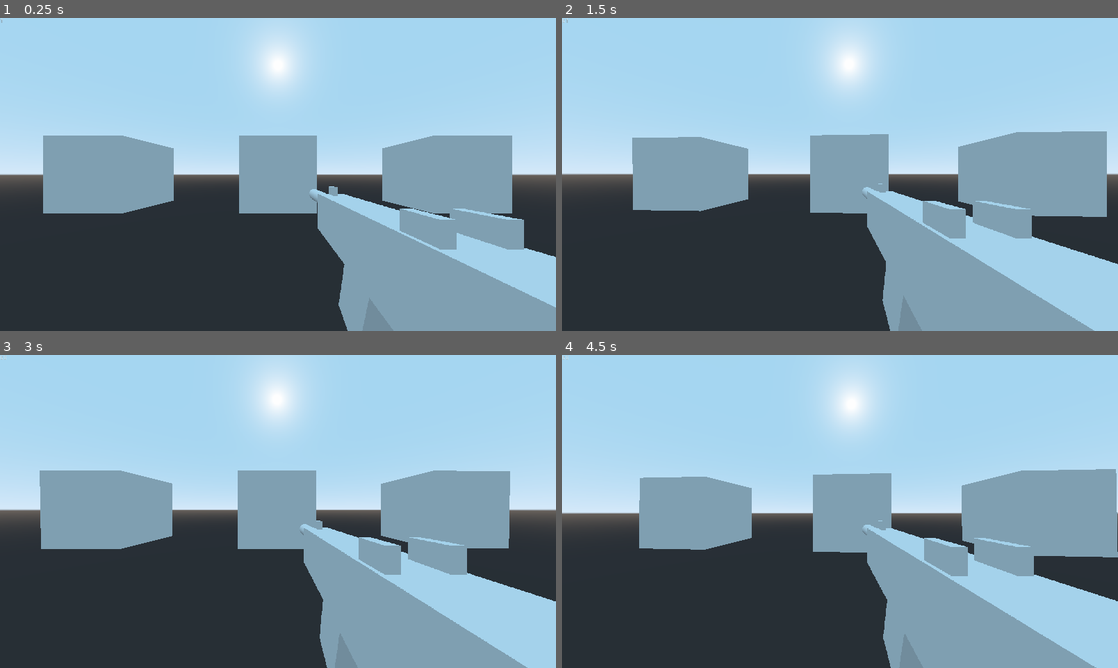
Above: before the commit, frames 1-4 (two rows, left to right).
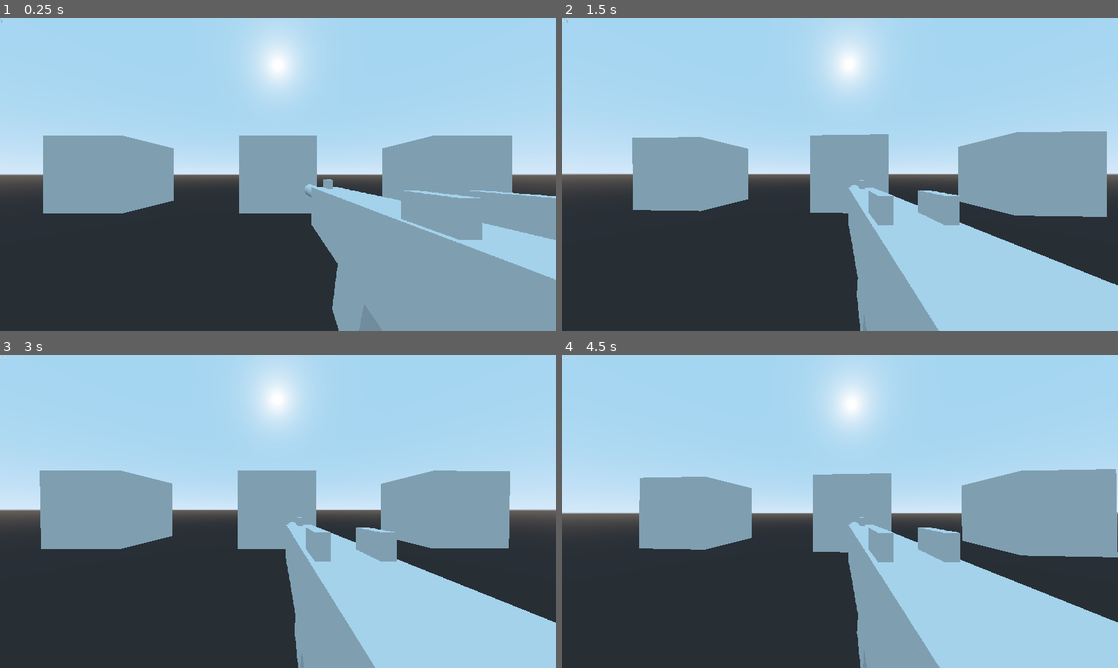
Above: after the commit, the same moments.

Repository: ringating/fps-test
Game: Godot game, scene res://scenes/3d_test_scene.tscn
Two runs of this game, one before a commit and one after it. Both use one fixed random seed, a clock stepped at 60 frames per second and the inputs below.
Inputs (mouse positions are in pixels of both pictures, inside the frame that each line leads up to):
- Up to frame 1 (0.25 s): no input
- Up to frame 2 (1.5 s): move the mouse to (867, 174) at 0.52 s; hold Right mouse button (ADS) 0.53-1.28 s; move the mouse to (812, 174) at 1.27 s; right-click (812, 174) at 1.35 s
- Up to frame 3 (3 s): move the mouse to (289, 505) at 2.02 s; hold Right mouse button (ADS) 2.03-2.78 s; move the mouse to (272, 517) at 2.77 s; right-click (272, 517) at 2.85 s
- Up to frame 4 (4.5 s): move the mouse to (878, 514) at 3.52 s; hold Right mouse button (ADS) 3.53-4.28 s; move the mouse to (795, 508) at 4.27 s; right-click (795, 508) at 4.35 s

The runs differ from the first frame. In frame 1, 4.9% of the frame differs, in the area x 54-100%, y 51-100%; in frame 2, 11%; in frame 3, 11%; in frame 4, 11%, in the area x 51-100%, y 51-100%.

Commit message:
fixed (removed) viewmodel sway's dependency on framerate

Diff:
--- a/scripts/viewmodel_drag.gd
+++ b/scripts/viewmodel_drag.gd
@@ -1,48 +1,60 @@
 extends Spatial
+
+
+##### constants #####
 
 # where the weapon is located when motionless
 var hipBasePos : Vector3 = Vector3(0.6,-0.5,-0.8)
 var adsBasePos : Vector3 = Vector3(0,-0.38,-0.8)
 
 # how far the weapon should move
-var hipMotionScalar : Vector2 = Vector2(0.06, 0.06)
-var adsMotionScalar : Vector2 = Vector2(0.012, 0.012)
+var hipMotionScalar : Vector2 = Vector2(4, 4) / 100000
+var adsMotionScalar : Vector2 = Vector2(0.8, 0.8) / 100000
 
-# how quickly the weapon should move there
-var hipLerpScalar : float = 8
-var adsLerpScalar : float = 25
+# how quickly the weapon should react to mouse movements
+var hipLerpRate : float = 8
+var adsLerpRate : float = 14
 
-# how quickly to change all of the above values
-var toHipValuesLerpScalar : float = 16
-var toAdsValuesLerpScalar : float = 30
+# how quickly to change all of the above values from...
+var toHipLerpRate : float = 10 # ...ADS to HIP
+var toAdsLerpRate : float = 60 # ...HIP to ADS
 
+
+##### variables #####
 var basePosition : Vector3
 var offset : Vector2
-var prevOffset : Vector2 = Vector2(0,0)
 var motionScalar : Vector2
 var mouseLook
+var lerpRate : float = hipLerpRate
 
-var lerpScalar : float = 10
 
 # Called when the node enters the scene tree for the first time.
 func _ready():
-	#basePosition = translation
 	mouseLook = get_node("/root/root_spatial/main_camera")
+
+
+# a rate of 1 should travel half the distance in 1 sec, a rate of 2 should go twice as fast
+# credit: https://www.gamasutra.com/blogs/ScottLembcke/20180404/316046/Improved_Lerp_Smoothing.php
+static func expLerp(initialValue, targetValue, rate, delta):
+	return lerp(targetValue, initialValue, pow(2, -rate*delta))
+
 
 # Called every frame. 'delta' is the elapsed time since the previous frame.
 func _process(delta):
+
+	if(delta == 0): # sometimes delta is 0, and that crashes division
+		delta = 0.00000001
+
 	if Input.is_action_pressed("ADS") :
-		basePosition = lerp(basePosition, adsBasePos, toAdsValuesLerpScalar * delta)
-		motionScalar = lerp(motionScalar, adsMotionScalar, toAdsValuesLerpScalar * delta)
-		lerpScalar = lerp(lerpScalar, adsLerpScalar, toAdsValuesLerpScalar * delta)
+		basePosition = expLerp(basePosition, adsBasePos, toAdsLerpRate, delta)
+		motionScalar = expLerp(motionScalar, adsMotionScalar, toAdsLerpRate, delta)
+		lerpRate = expLerp(lerpRate, adsLerpRate, toAdsLerpRate, delta)
 	else:
-		basePosition = lerp(basePosition, hipBasePos, toHipValuesLerpScalar * delta)
-		motionScalar = lerp(motionScalar, hipMotionScalar, toHipValuesLerpScalar * delta)
-		lerpScalar = lerp(lerpScalar, hipLerpScalar, toHipValuesLerpScalar * delta)
+		basePosition = expLerp(basePosition, hipBasePos, toHipLerpRate, delta)
+		motionScalar = expLerp(motionScalar, hipMotionScalar, toHipLerpRate, delta)
+		lerpRate = expLerp(lerpRate, hipLerpRate, toHipLerpRate, delta)
 
-	offset = prevOffset.linear_interpolate(motionScalar * mouseLook.getMouseDelta(), lerpScalar*delta)
-	prevOffset = offset
+	offset.x = expLerp(offset.x, motionScalar.x * mouseLook.getMouseDelta().x / (delta), lerpRate, delta)
+	offset.y = expLerp(offset.y, motionScalar.y * mouseLook.getMouseDelta().y / (delta), lerpRate, delta)
 
 	translation = Vector3(basePosition.x - offset.x, basePosition.y + offset.y, basePosition.z)
-	#print("offset = (%f, %f)" % [offset.x, offset.y])
-	#print(lerpScalar * delta)
